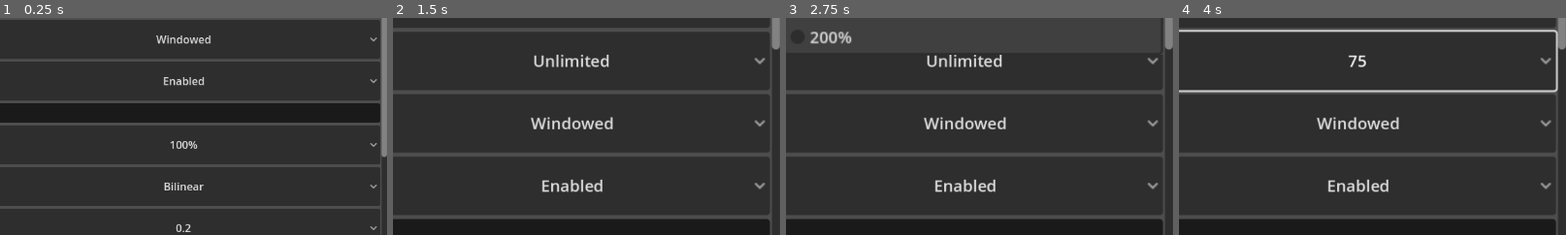
Above: before the commit, frames 1-4 (left to right).
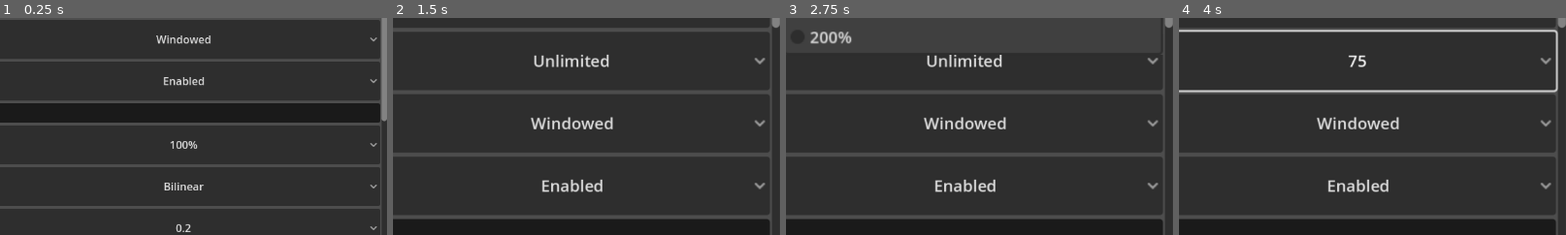
Above: after the commit, the same moments.

Repository: matmas/spacecraft3d
Game: Godot game, scene res://menus/options_menu/display_tab/display_tab.tscn
Same seed, same stepped clock (60 frames per second), same inputs: the game is played once before the commit and once after it. This scene is started directly instead of the project's main scene.
Inputs:
- Up to frame 1 (0.25 s): no input
- Up to frame 2 (1.5 s): click "100%" at 0.5 s; click "Disabled" at 1.25 s
- Up to frame 3 (2.75 s): click "150%" at 2 s
- Up to frame 4 (4 s): click "Unlimited" at 2.75 s; click "Windowed" at 3.5 s
The pictures show only the part of the screen within x 50-100%, y 34-84%; the shares and areas given below are measured in that part.

The runs differ from the first frame. In frame 1, 0.3% of the frame differs, in the area x 98-100%, y 46-65%; in frame 2, 0.2%; in frame 3, 0.2%; in frame 4, 0.2%.

Commit message:
Add options for lens flare and motion particles

Diff:
--- a/game_options/game_options_autoload.gd
+++ b/game_options/game_options_autoload.gd
@@ -16,6 +16,8 @@
 	preload("option_handlers/glow.gd").new(),
 	preload("option_handlers/upscaling_mode.gd").new(),
 	preload("option_handlers/fsr_sharpness.gd").new(),
+	preload("option_handlers/lens_flare.gd").new(),
+	preload("option_handlers/motion_particles.gd").new(),
 ]
 var _option_handlers_dict := {}
 var config := ConfigFile.new()
--- /dev/null
+++ b/game_options/option_handlers/lens_flare.gd
@@ -0,0 +1,19 @@
+extends BoolOptionHandler
+
+var current_value := true
+
+
+func section() -> String:
+	return "display"
+
+
+func key() -> String:
+	return "lens_flare"
+
+
+func set_value(value: Variant) -> void:
+	current_value = value
+
+
+func get_value() -> Variant:
+	return current_value
--- /dev/null
+++ b/game_options/option_handlers/motion_particles.gd
@@ -0,0 +1,19 @@
+extends BoolOptionHandler
+
+var current_value := true
+
+
+func section() -> String:
+	return "display"
+
+
+func key() -> String:
+	return "motion_particles"
+
+
+func set_value(value: Variant) -> void:
+	current_value = value
+
+
+func get_value() -> Variant:
+	return current_value
--- a/lens_flare/lens_flare.gd
+++ b/lens_flare/lens_flare.gd
@@ -15,8 +15,7 @@
 
 
 func _ready() -> void:
-	set_process(visible)
-	set_physics_process(visible)
+	process_mode = Node.PROCESS_MODE_ALWAYS
 
 
 func get_light_apparent_global_position(camera: Camera3D) -> Vector3:
@@ -24,6 +23,9 @@
 
 
 func _process(delta: float) -> void:
+	visible = GameOptions.get_handler("display", "lens_flare").current_value
+	if get_tree().paused or not visible:
+		return
 	var camera := get_viewport().get_camera_3d()
 	if not camera or not directional_light or Engine.is_editor_hint():
 		return
@@ -35,6 +37,9 @@
 
 
 func _physics_process(_delta: float) -> void:
+	visible = GameOptions.get_handler("display", "lens_flare").current_value
+	if get_tree().paused or not visible:
+		return
 	var camera := get_viewport().get_camera_3d()
 	if not camera or not directional_light or Engine.is_editor_hint():
 		return
--- a/menus/options_menu/display_tab/display_tab.tscn
+++ b/menus/options_menu/display_tab/display_tab.tscn
@@ -145,6 +145,26 @@
 [node name="GameOptionButton" parent="ScrollContainer/Body/List/Glow" index="1"]
 key = "display"
 section = "glow"
+
+[node name="LensFlare" parent="ScrollContainer/Body/List" instance=ExtResource("3_ohcr4")]
+layout_mode = 2
+
+[node name="Label" parent="ScrollContainer/Body/List/LensFlare" index="0"]
+text = "Lens flare"
+
+[node name="GameOptionButton" parent="ScrollContainer/Body/List/LensFlare" index="1"]
+key = "display"
+section = "lens_flare"
+
+[node name="MotionParticles" parent="ScrollContainer/Body/List" instance=ExtResource("3_ohcr4")]
+layout_mode = 2
+
+[node name="Label" parent="ScrollContainer/Body/List/MotionParticles" index="0"]
+text = "Motion particles"
+
+[node name="GameOptionButton" parent="ScrollContainer/Body/List/MotionParticles" index="1"]
+key = "display"
+section = "motion_particles"
 
 [node name="CameraCategory" type="Label" parent="ScrollContainer/Body/List"]
 layout_mode = 2
@@ -182,4 +202,6 @@
 [editable path="ScrollContainer/Body/List/MSAA"]
 [editable path="ScrollContainer/Body/List/TAA"]
 [editable path="ScrollContainer/Body/List/Glow"]
+[editable path="ScrollContainer/Body/List/LensFlare"]
+[editable path="ScrollContainer/Body/List/MotionParticles"]
 [editable path="ScrollContainer/Body/List/FOV"]
--- a/motion_particles/motion_particles.gd
+++ b/motion_particles/motion_particles.gd
@@ -5,12 +5,16 @@
 
 
 func _ready() -> void:
+	process_mode = Node.PROCESS_MODE_ALWAYS
 	var camera := get_viewport().get_camera_3d()
 	if camera:
 		previous_camera_position = camera.global_position
 
 
 func _process(delta: float) -> void:
+	visible = GameOptions.get_handler("display", "motion_particles").current_value
+	if get_tree().paused or not visible:
+		return
 	var camera := get_viewport().get_camera_3d()
 	if camera:
 		global_transform = camera.global_transform
